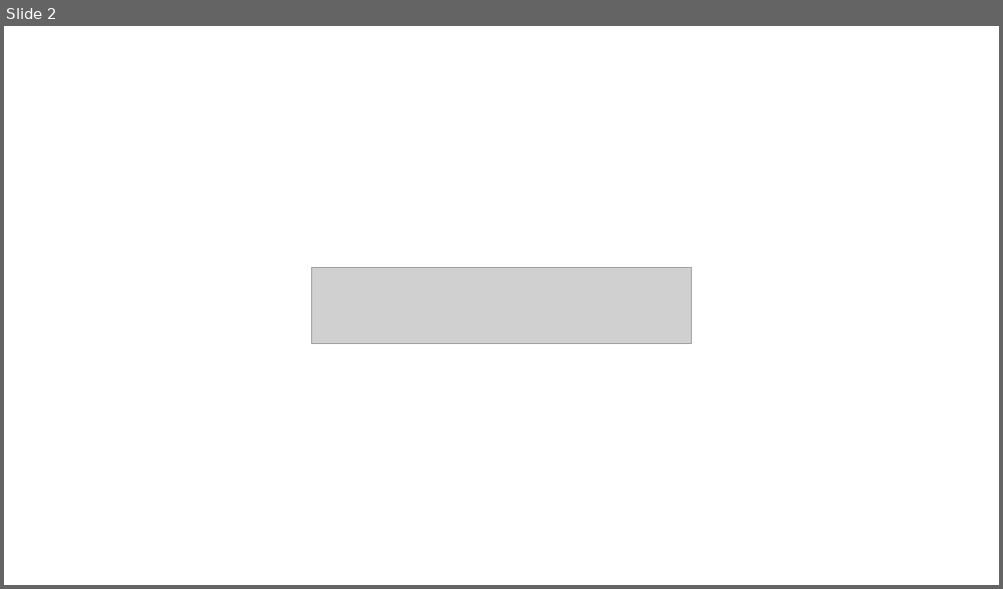
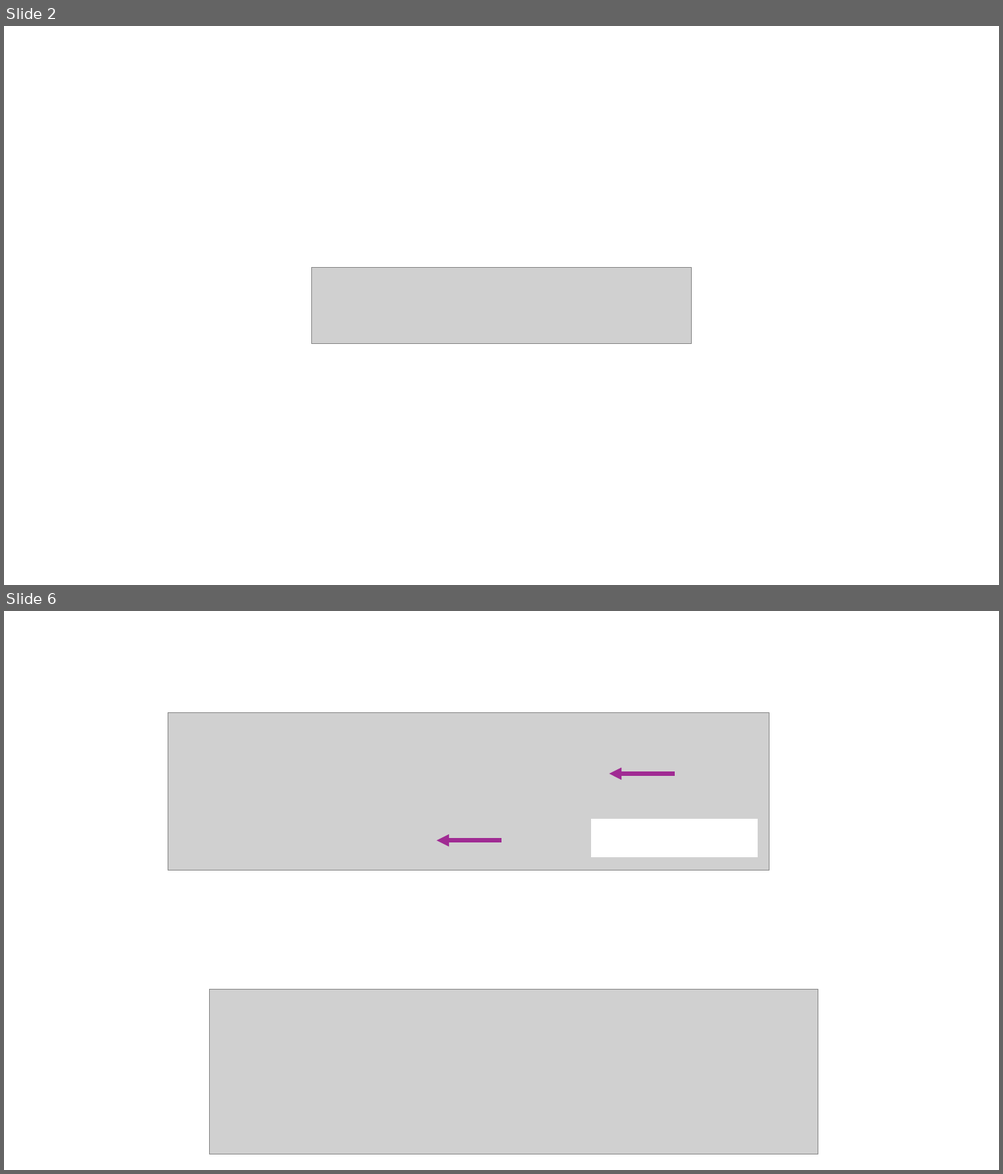
Before and after one commit to krijkamp/escher_package_workshop, a slide deck: images/File to edit images.pptx. Shown one above the other, each under a label of ours: slide 2 before the commit, slides 2 and 6 after it; the slides between them are not shown. The pictures are 1003x589 and 1003x1174 pixels, drawn with LibreOffice and Linux fonts; fonts in the diff are those of the drawing; grey boxes stand for pictures. Boxes give left, top, right and bottom in pixels: in the first picture for what was removed or moved away, otherwise in the second. Text is boxed around its words. In the diff, an @@ line names an element or a change of style, - is before the commit and + after.

```diff
--- a/images/File to edit images.pptx
+++ b/images/File to edit images.pptx
@@ slide 6 added at (4, 611, 999, 1170), background #FFFFFF @@
@@ picture added at (168, 713, 769, 871) @@
@@ arrow added from (674, 774) to (609, 774), #A02B93 4 pt @@
@@ rectangle added at (592, 819, 757, 857), fill #FFFFFF, outline #FFFFFF 1.5 pt @@
@@ arrow added from (502, 841) to (437, 841), #A02B93 4 pt @@
@@ picture added at (209, 990, 817, 1155) @@
```
Also in this commit, not shown: 5 other slides added, 2 other files.
